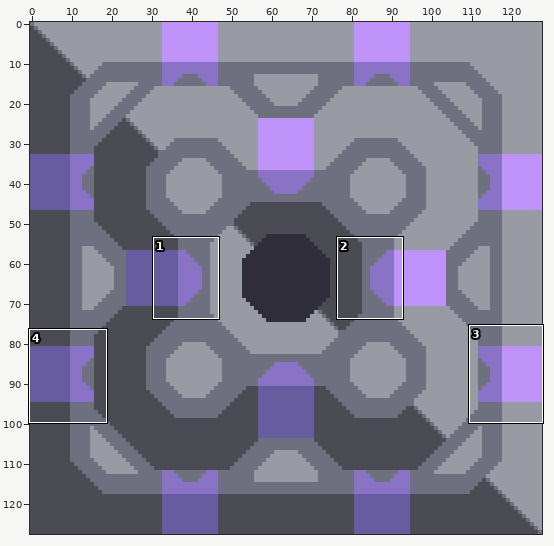
Two states of a sprite sheet, assets/sprites/blocks/power/advanced-reactor.png. Above: a wide view before the commit, with the close-up outlined.
Close-up. First the earlier version:
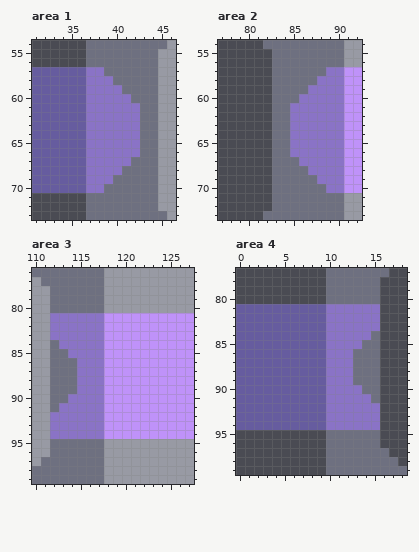
The file is 128x128 pixels. Shown: area 1: x 31..46, y 54..73; area 2: x 77..92, y 54..73; area 3: x 110..127, y 76..99; area 4: x 0..18, y 77..99. The commit also changed other parts of the picture, which this record leaves out.
The same view after the edit:
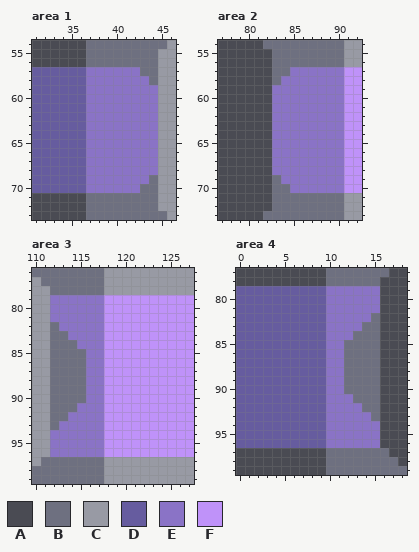
Palette (. is transparent): A #4a4b53  B #6e7080  C #989aa4  D #665c9f  E #8a73c6  F #bf92f9
From old to new:
Area 1:
Colour B gives way to colour E in row 57 at x 39 to 42; in row 58 at x 40 to 43; in row 59 at x 41 to 44; in row 60 at x 42 to 44; in rows 61 to 66 at x 43 to 44; in row 67 at x 42 to 44.
Colour B gives way to colour E in row 68 at x 41 to 44; in row 69 at x 40 to 43; in row 70 at x 39 to 42.
Area 2:
Colour B gives way to colour E in row 57 at x 85 to 88; in row 58 at x 84 to 87; in row 59 at x 83 to 86; in row 60 at x 83 to 85; in rows 61 to 66 at x 83 to 84; in row 67 at x 83 to 85.
Colour B gives way to colour E in row 68 at x 83 to 86; in row 69 at x 84 to 87; in row 70 at x 85 to 88.
Area 3:
Colour E gives way to colour B in row 82 at x 112; in row 83 at x 112 to 113; in row 84 at x 113 to 114; in row 85 at x 114 to 115; in rows 86 to 89 at x 115; in row 90 at x 114 to 115.
Colour E gives way to colour B in row 91 at x 113 to 114; in row 92 at x 112 to 113; in row 93 at x 112.
Colour B gives way to colour E in rows 79 to 80 at x 112 to 117; in rows 95 to 96 at x 112 to 117.
Colour C gives way to colour F in rows 79 to 80 at x 118 to 127; in rows 95 to 96 at x 118 to 127.
Area 4:
Colour E gives way to colour B in row 82 at x 15; in row 83 at x 14 to 15; in row 84 at x 13 to 14; in row 85 at x 12 to 13; in rows 86 to 89 at x 12; in row 90 at x 12 to 13.
Colour E gives way to colour B in row 91 at x 13 to 14; in row 92 at x 14 to 15; in row 93 at x 15.
Colour A gives way to colour D in rows 79 to 80 at x 0 to 9; in rows 95 to 96 at x 0 to 9.
Colour B gives way to colour E in rows 79 to 80 at x 10 to 15; in rows 95 to 96 at x 10 to 15.
